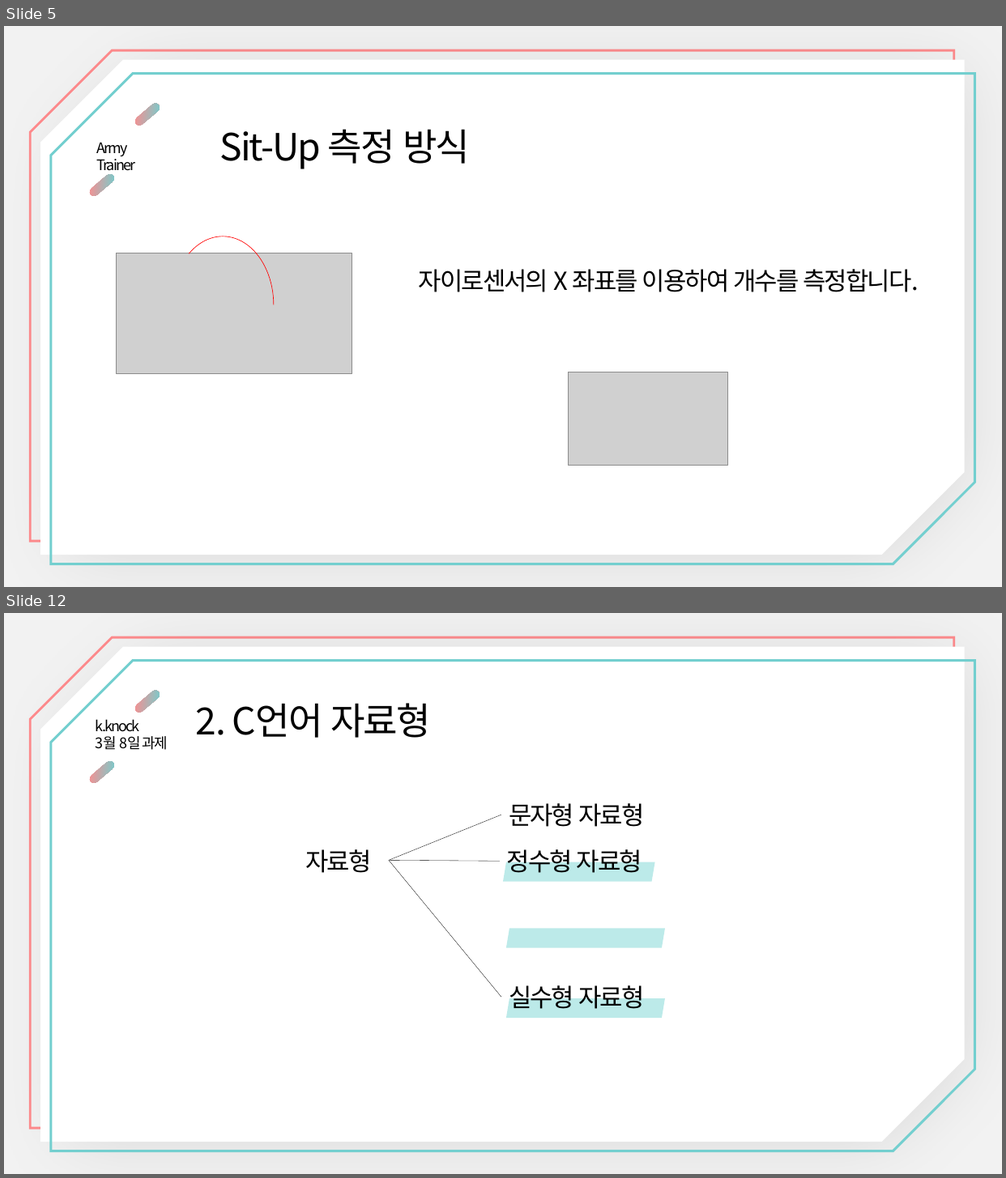
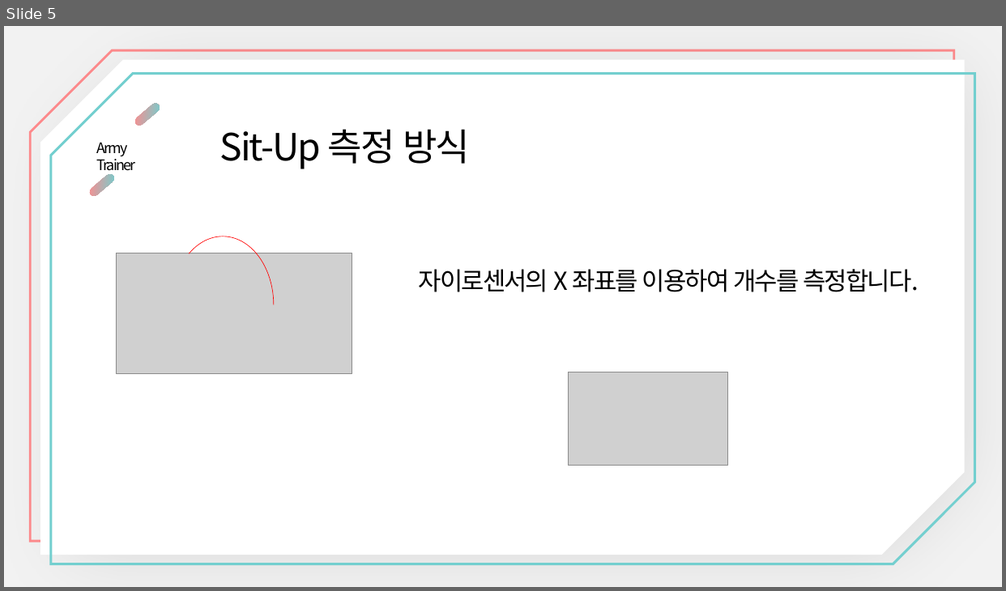
Before and after one commit to nilsys/App_ArmyTrainer_nanglam, a slide deck: PPT/App_ArmyTrainer_nanglam.ppt. Shown one above the other, each under a label of ours: slides 5 and 12 before the commit, slide 5 after it; the slides between them are not shown. The pictures are 1006x1178 and 1006x591 pixels, drawn with LibreOffice and Linux fonts; fonts in the diff are those of the drawing; grey boxes stand for pictures. Boxes give left, top, right and bottom in pixels: in the first picture for what was removed or moved away, otherwise in the second. Text is boxed around its words. In the diff, an @@ line names an element or a change of style, - is before the commit and + after.

```diff
--- a/PPT/App_ArmyTrainer_nanglam.ppt
+++ b/PPT/App_ArmyTrainer_nanglam.ppt
@@ slide 12 removed at [4, 613, 1002, 1174], background #F2F2F2 @@
@@ snip diag rect removed at [30, 637, 954, 1129] @@
@@ snip diag rect removed at [40, 647, 965, 1142] @@
@@ snip diag rect removed at [51, 660, 975, 1152] @@
@@ pill shape removed at [134, 689, 161, 714] @@
@@ text removed at [195, 703, 431, 738] @@
-2. C언어 자료형
@@ text removed at [96, 719, 167, 750] @@
-k.knock
-3월 8일 과제
@@ pill shape removed at [88, 760, 116, 785] @@
@@ text removed at [509, 803, 644, 827] @@
-문자형 자료형
@@ line removed from (389, 860) to (501, 815) @@
@@ text removed at [305, 850, 371, 873] @@
-자료형
@@ text removed at [507, 845, 642, 873] @@
-정수형 자료형
@@ line removed from (389, 860) to (500, 861) @@
@@ line removed from (389, 860) to (501, 997) @@
@@ parallelogram removed at [503, 862, 655, 882] @@
@@ parallelogram removed at [506, 929, 665, 948] @@
@@ parallelogram removed at [506, 999, 665, 1018] @@
@@ text removed at [509, 982, 644, 1009] @@
-실수형 자료형
```
Also in this commit, not shown: 1 slide changed, 17 slides added, 17 other slides removed, 1 other file.
